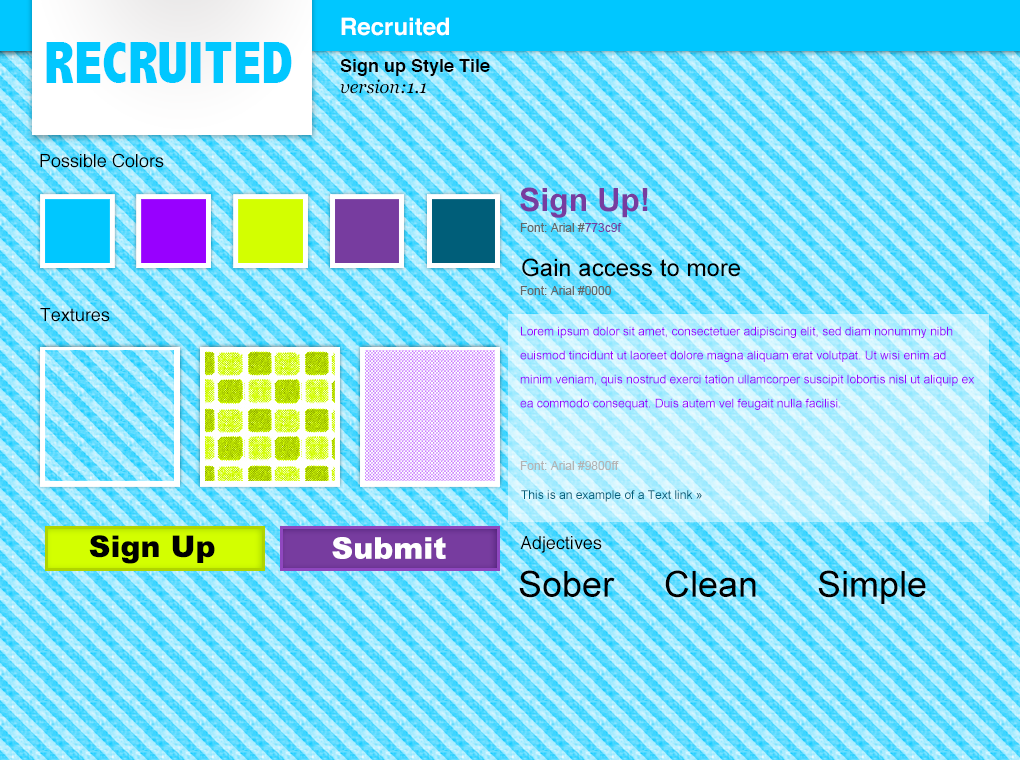
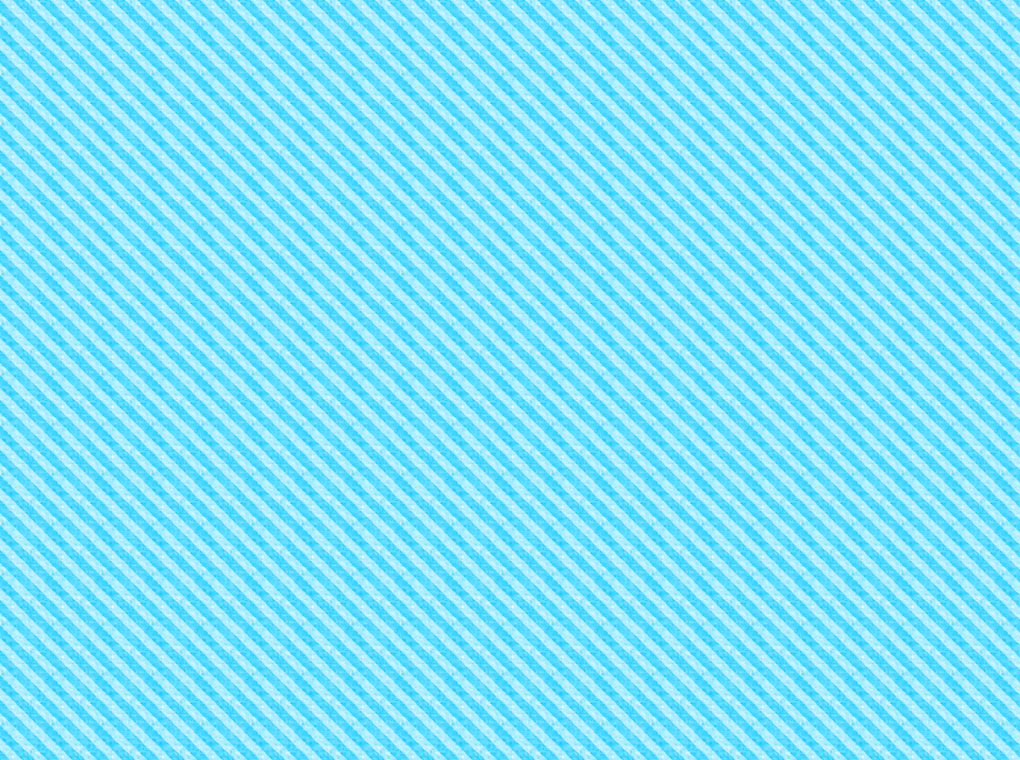
Layered file, before and after one edit (1020 × 760). Changes by layer:
hid "RECRUITED" over [46, 42, 292, 83]
hid "Layer 3" over [40, 0, 328, 135]
hid "logo paper pallet" over [32, 0, 312, 135]
hid "Logo paper pallete shadw" over [25, 0, 320, 144]
hid "Recruited" over [341, 17, 449, 36]
hid "Layer 4" over [82, 0, 919, 116]
hid "Header band {color customizable)" over [0, 0, 1020, 51]
hid "Sign up Style Tile" over [340, 59, 490, 76]
hid "version:1.1" over [340, 79, 426, 94]
hid "Sign Up" over [89, 535, 215, 564]
hid "Shape 1" over [45, 526, 265, 571]
hid group "Button" (2nd of 2, in "Buttons") (2 layers) over [280, 526, 500, 571]
hid "Submit" over [332, 537, 446, 559]
hid "Shape 1 copy" over [280, 526, 500, 571]
hid "Adjectives" over [520, 536, 602, 553]
hid "Clean" over [665, 570, 756, 598]
hid "Simple" over [818, 570, 926, 604]
hid "Sober" over [519, 570, 615, 598]
hid group "typography" (9 layers) over [508, 187, 989, 522]
hid group "Pattern / Textures" (19 layers) over [27, 121, 848, 598]
hid group "Colors area" (6 layers) over [40, 153, 500, 268]
hid "Layer 2" over [0, 0, 1020, 60]
